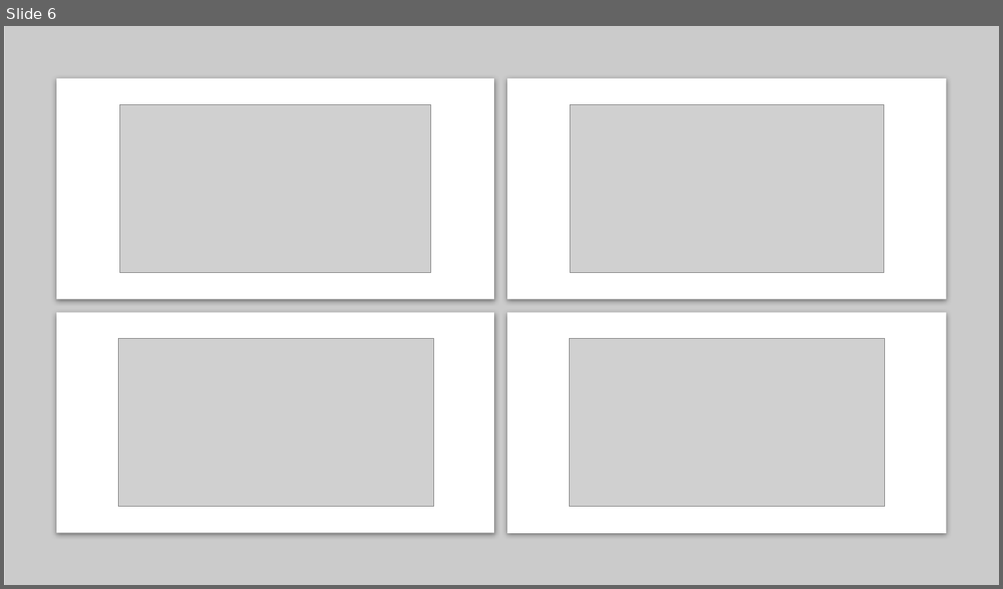
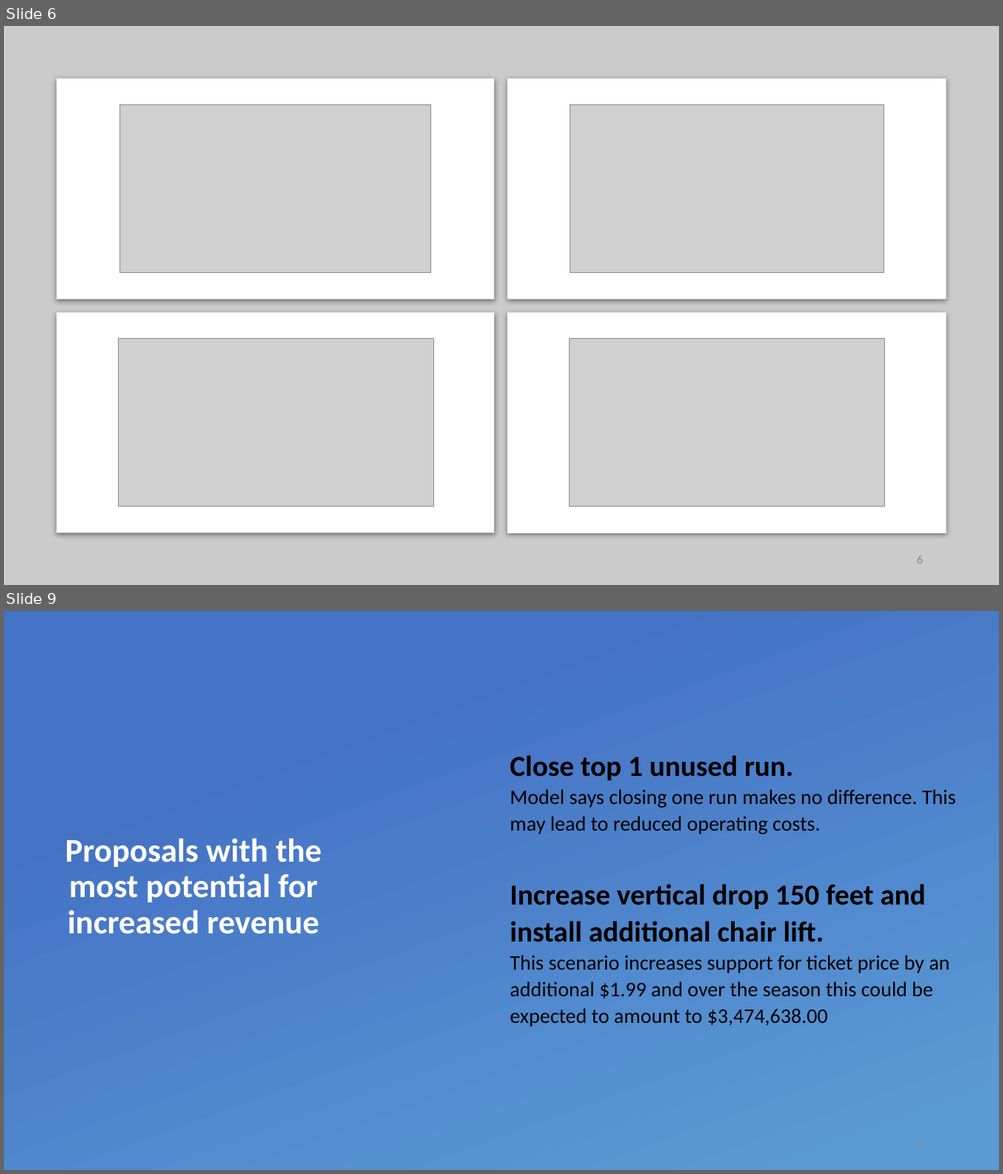
Before and after one commit to ashvar/DataScienceGuidedCapstone, a slide deck: Big Mountain Resort.pptx. Shown one above the other, each under a label of ours: slide 6 before the commit, slides 6 and 9 after it; the slides between them are not shown. The pictures are 1003x589 and 1003x1174 pixels, drawn with LibreOffice and Linux fonts; fonts in the diff are those of the drawing; grey boxes stand for pictures; background and template pictures are left out. Boxes give left, top, right and bottom in pixels: in the first picture for what was removed or moved away, otherwise in the second. Text is boxed around its words. In the diff, an @@ line names an element or a change of style, - is before the commit and + after.

```diff
--- a/Big Mountain Resort.pptx
+++ b/Big Mountain Resort.pptx
@@ slide 9 added at <box>4,611,999,1170</box>, background picture (left out) @@
@@ rectangle added at <box>4,611,999,1170</box>, fill gradient #4472C4 to #5B9BD5 @@
@@ text added at <box>509,755,956,1027</box>, 20 pt, text #000000 @@
+Close top 1 unused run.
+Model says closing one run makes no difference. This may lead to reduced operating costs.
+Increase vertical drop 150 feet and install additional chair lift.
+This scenario increases support for ticket price by an additional $1.99 and over the season this could be expected to amount to $3,474,638.00
@@ title added at <box>65,838,321,934</box>, 32 pt, text #FFFFFF, bold @@
+Proposals with the most potential for increased revenue
@@ page number added at <box>707,1130,930,1159</box>, 12 pt, text #8C8C8C @@
+9
@@ slide 6 changed as well @@
@@ page number added at <box>916,556,922,564</box>, 12 pt, text #8C8C8C @@
+6
```
Also in this commit, not shown: 7 other slides changed, 1 other slide added, 4 other files.
